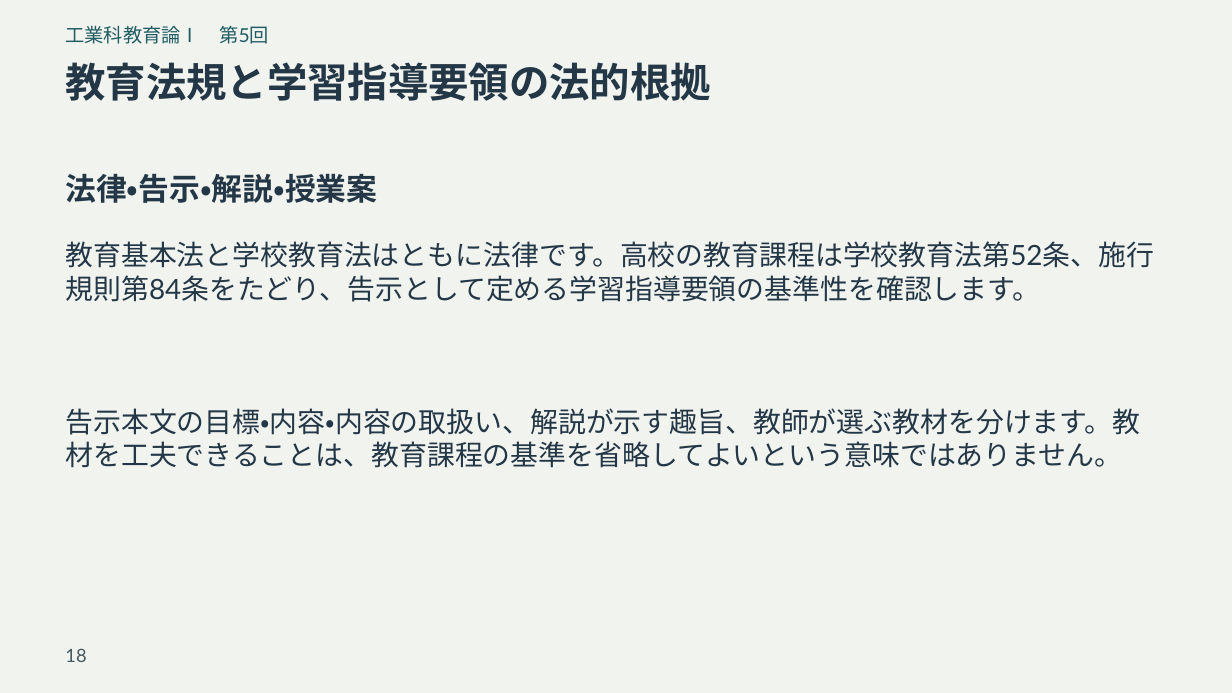
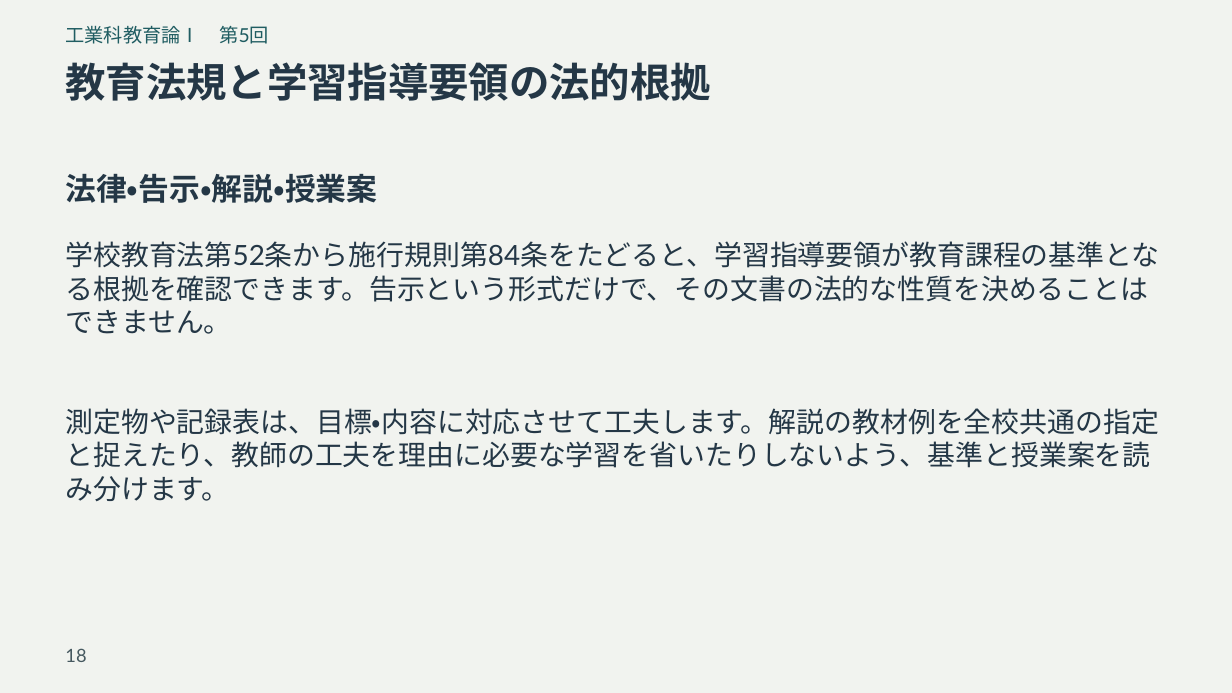
Before and after one commit to zooc-14calbp/industrial-education-i, a slide deck: slide 18 of reorganized/20261105/expanded/slides.pptx. Drawn at 1232x693 pixels with LibreOffice and Linux fonts; fonts in the diff are those of the drawing. Boxes give left, top, right and bottom in pixels: in the first picture for what was removed or moved away, otherwise in the second. Text is boxed around its words. In the diff, an @@ line names an element or a change of style, - is before the commit and + after.

```diff
--- a/reorganized/20261105/expanded/slides.pptx
+++ b/reorganized/20261105/expanded/slides.pptx
@@ text at <box>65,241,1159,334</box>: text changed @@
-教育基本法と学校教育法はともに法律です。高校の教育課程は学校教育法第52条、施行規則第84条をたどり、告示として定める学習指導要領の基準性を確認します。
+学校教育法第52条から施行規則第84条をたどると、学習指導要領が教育課程の基準となる根拠を確認できます。告示という形式だけで、その文書の法的な性質を決めることはできません。
@@ text at <box>65,408,1159,501</box>: text changed @@
-告示本文の目標・内容・内容の取扱い、解説が示す趣旨、教師が選ぶ教材を分けます。教材を工夫できることは、教育課程の基準を省略してよいという意味ではありません。
+測定物や記録表は、目標・内容に対応させて工夫します。解説の教材例を全校共通の指定と捉えたり、教師の工夫を理由に必要な学習を省いたりしないよう、基準と授業案を読み分けます。
```
Also in this commit, not shown: 4 other slides changed, 12 other files.
